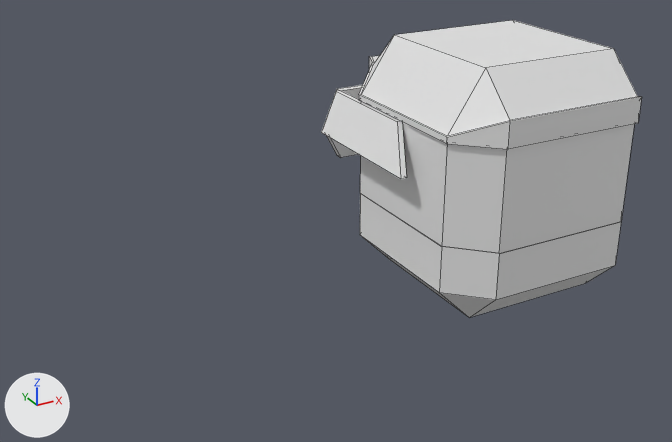
Renders of the FBX model Assets/Models/PlayerCube.fbx from each side of a commit.
Before and after are seen from a 50 mm lens placed at (-5.12, -6.34, 3.18), pointed at (-1.18, 0.82, -0.4). The axes (+X, +Y, +Z) are drawn at lower left. The lights are the same throughout. Mesh edges are drawn as thin lines. Where no turn or scale is listed for an object, it has been applied to the vertices.

Before the edit, the objects in view are built like this:
```python
me_cube_001 = bpy.data.meshes.new('Cube.001')
me_cube_001.from_pydata(...)  # 94 vertices, 92 faces; spans x -1.2..1.2, y -1.03..1.36, z -0.1..1.36
me_cube_003 = bpy.data.meshes.new('Cube.003')
me_cube_003.from_pydata(...)  # 20 vertices, 17 faces; spans x -1.0..1.0, y -1.0..1.0, z -0.86..-0.09
ob_top = bpy.data.objects.new('Top', me_cube_001)
ob_top.location = (0.0, 0.0, 0.0)
ob_top_001 = bpy.data.objects.new('Top.001', me_cube_003)
ob_top_001.location = (0.0, 0.0, 0.0)
```
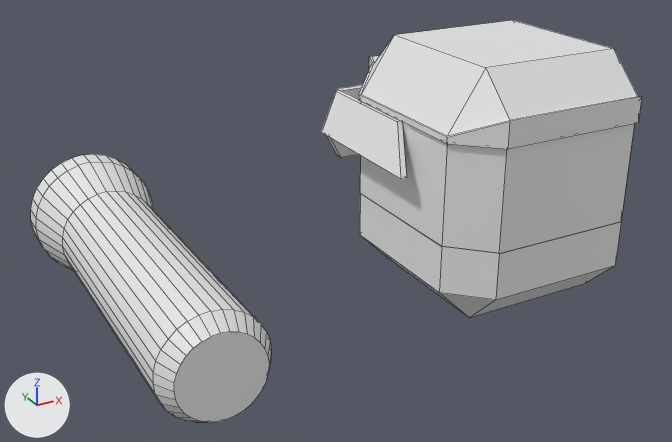
The change in detail:
Mesh me_cylinder is new.
It has 160 vertices, 130 faces and spans x -3.59..-2.35, y -0.66..3.07, z -1.37..-0.13.
Object 'Cylinder' (ob_cylinder) is new; it shows me_cylinder.
Its location is (0.0, 0.0, 0.0).

Location of each change, [x1, y1, x2, y2] in pixels of the pictures (672 x 442 px):
'Cylinder', added
    after: [31, 154, 271, 422]
